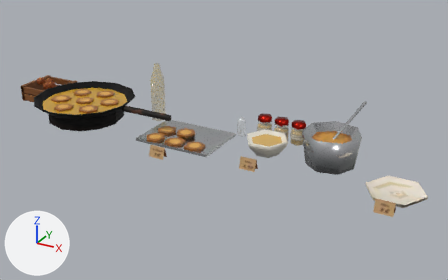
Renders of the glTF model site/public/models/prop_deco_puffer.lite.glb from each side of a commit.
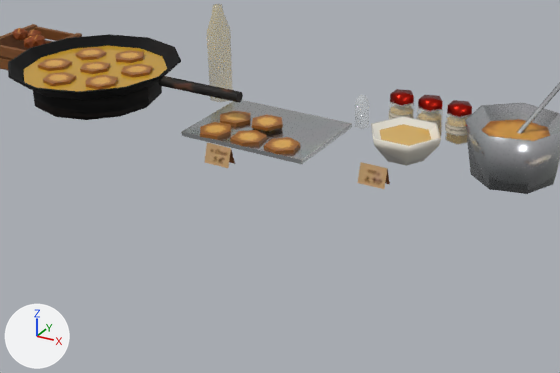
There are two pictures of each version: one whole from a camera (50 mm lens) standing at (1.269, -2.119, 1.102) and looking at (0.087, 0.029, 0.027), one close up on the part from 6% to 80% of the width and 22% to 100% of the height. Lighting does not change. The marker at lower left points along +X, +Y and +Z. The first two pictures are the older version. Where no turn or scale is listed for an object, it has been applied to the vertices. Vertices at exactly the same position are counted once.

Objects in the first close-up: 'prop_deco_puffer_static'.
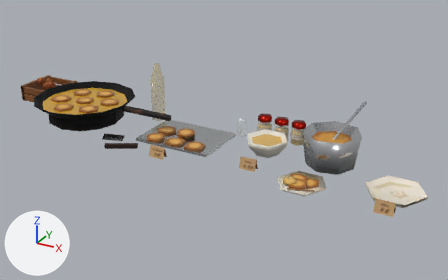
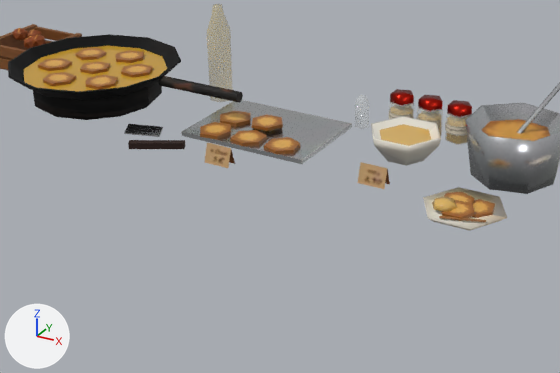
Boxes [x1, y1, x2, y2] around the edits, measured in the close-ups (560 x 373 px):
'prop_deco_puffer_static', reshaped, moved
    before: [0, 24, 560, 194]
    after: [0, 24, 560, 231]
part 1 of me_prop_deco_puffer_static, added
    after: [472, 199, 495, 218]
part 2 of me_prop_deco_puffer_static, added
    after: [444, 191, 475, 204]
part 3 of me_prop_deco_puffer_static, added
    after: [441, 200, 474, 221]
part 4 of me_prop_deco_puffer_static, added
    after: [439, 216, 486, 222]
part 5 of me_prop_deco_puffer_static, added
    after: [124, 124, 163, 137]
part 6 of me_prop_deco_puffer_static, added
    after: [128, 140, 185, 149]
part 7 of me_prop_deco_puffer_static, added
    after: [423, 187, 507, 231]
part 8 of me_prop_deco_puffer_static, added
    after: [432, 196, 457, 212]

Patch to the scene script:
```diff
--- a/site/public/models/prop_deco_puffer.lite.glb.py
+++ b/site/public/models/prop_deco_puffer.lite.glb.py
@@ me_prop_deco_puffer_static @@
 # used by ob_prop_deco_puffer_static; location = (-0.067, 0.0, 0.136)
-me_prop_deco_puffer_static.from_pydata(...)  # 724 vertices, 1110 faces; spans x -1.03..1.03, y -0.24..0.24, z -0.14..0.14
+me_prop_deco_puffer_static.from_pydata(...)  # 812 vertices, 1254 faces; spans x -1.03..1.03, y -0.24..0.24, z -0.14..0.14
+# me_prop_deco_puffer_static part 1: the loose piece of 12 vertices spanning x 0.03..0.11, y -0.11..-0.02, z -0.12..-0.11 is copied, and the copy is moved by (0.55, -0.07, -0.01); it spans x 0.58..0.65, y -0.18..-0.1, z -0.13..-0.12
+# me_prop_deco_puffer_static part 2: the loose piece of 12 vertices spanning x 0.03..0.11, y -0.11..-0.02, z -0.12..-0.11 is copied, and the copy is turned 58.4 degrees about the z axis through its middle and scaled by 0.861, then moved by (0.5, -0.06, 0.0); it spans x 0.53..0.6, y -0.17..-0.09, z -0.13..-0.12
+# me_prop_deco_puffer_static part 3: the loose piece of 12 vertices spanning x 0.03..0.11, y -0.11..-0.02, z -0.12..-0.11 is copied, and the copy is turned 84.1 degrees about the z axis through its middle and scaled by 0.88, then moved by (0.51, -0.11, 0.0); it spans x 0.54..0.62, y -0.21..-0.14, z -0.12..-0.11
+# me_prop_deco_puffer_static part 4: the loose piece of 8 vertices spanning x -1.03..-0.83, y 0.03..0.04, z -0.13..-0.1 is copied, and the copy is turned 17.2 degrees about the z axis through its middle and scaled by 0.491, then moved by (1.54, -0.24, 0.0); it spans x 0.56..0.66, y -0.23..-0.19, z -0.12
+# me_prop_deco_puffer_static part 5: the loose piece of 8 vertices spanning x -0.21..0.15, y -0.11..0.15, z -0.14..-0.12 is copied, and the copy is multiplied about its middle by the matrix ((0.212, -0.117, 0.021), (0.116, 0.213, 0.012), (-0.024, 0.0, 0.242)), then moved by (-0.27, -0.17, 0.01); it spans x -0.36..-0.25, y -0.2..-0.1, z -0.13..-0.12
+# me_prop_deco_puffer_static part 6: the loose piece of 8 vertices spanning x -1.03..-0.83, y 0.03..0.04, z -0.13..-0.1 is copied, and the copy is turned 28.6 degrees about the z axis through its middle and scaled by 0.699, then moved by (0.71, -0.23, -0.01); it spans x -0.29..-0.16, y -0.24..-0.16, z -0.14..-0.12
+# me_prop_deco_puffer_static part 7: a new loose piece of 14 vertices spanning x 0.49..0.69, y -0.24..-0.06, z -0.14..-0.12, in mat_vendor_atlas
+# me_prop_deco_puffer_static part 8: a new loose piece of 14 vertices spanning x 0.52..0.58, y -0.2..-0.15, z -0.12..-0.1, in mat_vendor_liquid
+# other edits to the shape of me_prop_deco_puffer_static do not show in these pictures
 me_prop_deco_puffer_static.materials.append(mat_vendor_atlas)
@@ ob_prop_deco_puffer_static @@
 ob_prop_deco_puffer_static = bpy.data.objects.new('prop_deco_puffer_static', me_prop_deco_puffer_static)
-ob_prop_deco_puffer_static.location = (-0.067, 0.0, 0.136)
+ob_prop_deco_puffer_static.location = (-0.067, -0.001, 0.136)
```
